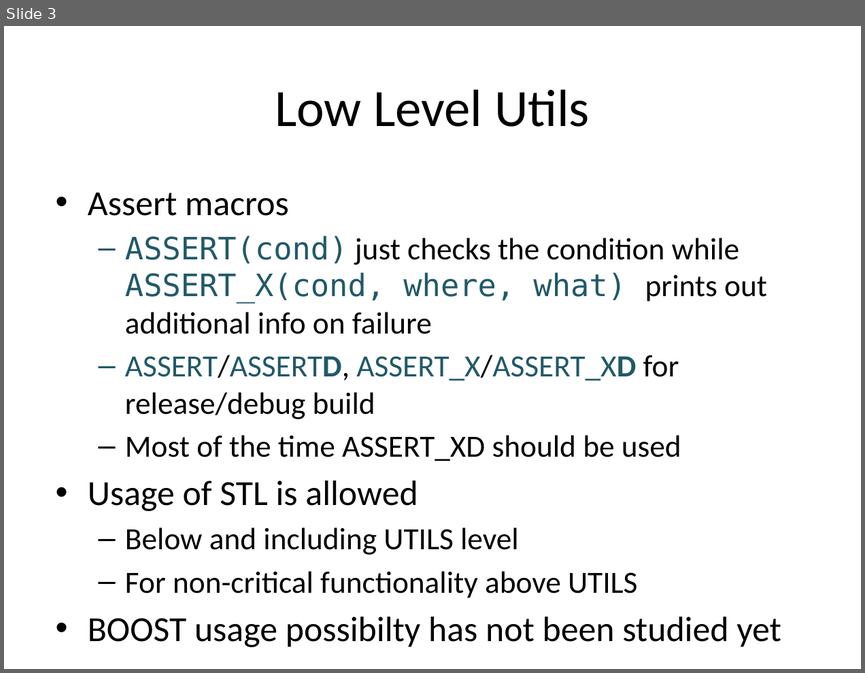
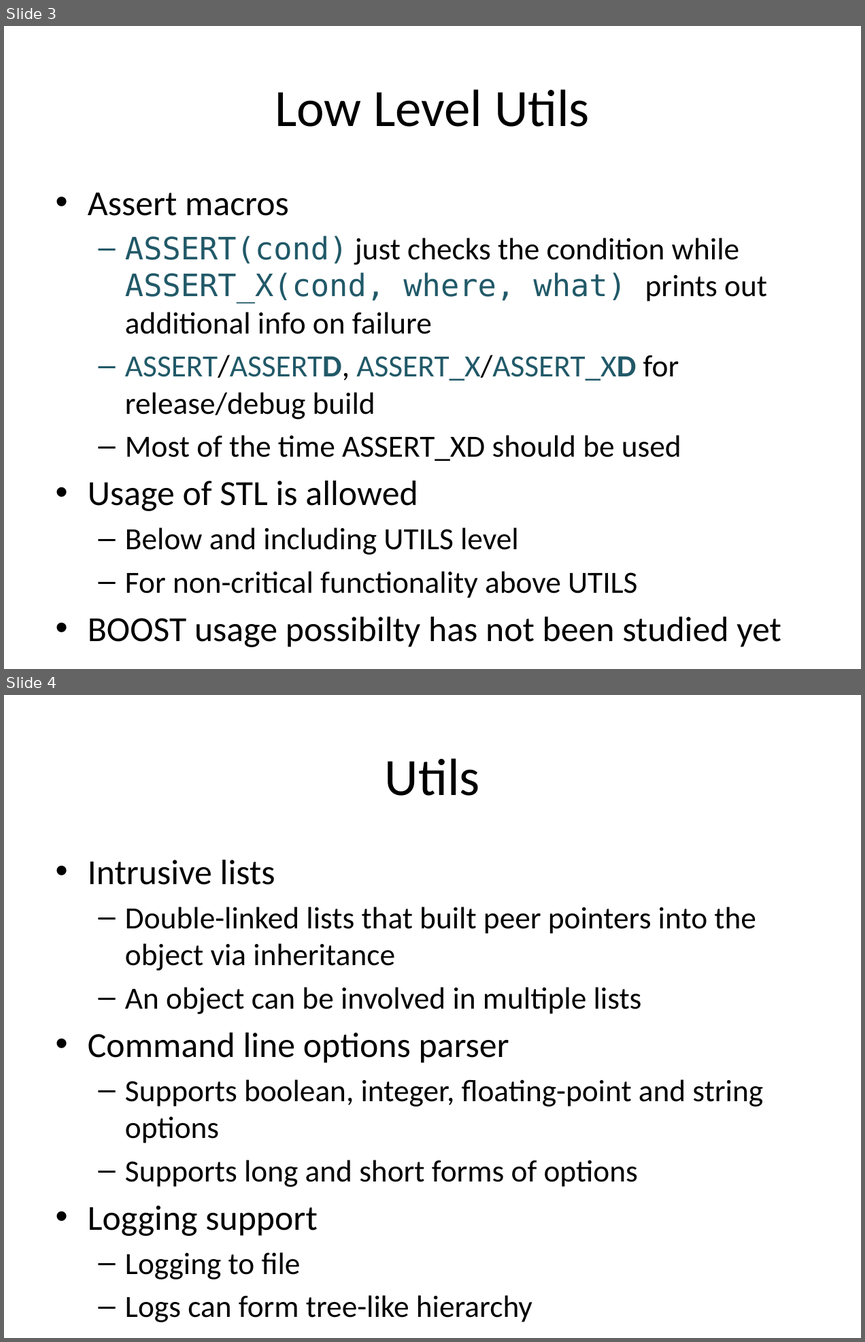
Before and after one commit to boris-shurygin/scl, a slide deck: docs/SCL overview.pptx. Shown one above the other, each under a label of ours: slide 3 before the commit, slides 3 and 4 after it. The pictures are 865x673 and 865x1342 pixels, drawn with LibreOffice and Linux fonts; fonts in the diff are those of the drawing. Boxes give left, top, right and bottom in pixels: in the first picture for what was removed or moved away, otherwise in the second. Text is boxed around its words. In the diff, an @@ line names an element or a change of style, - is before the commit and + after.

Commit message:
Slides on Utils and Lists

```diff
--- a/docs/SCL overview.pptx
+++ b/docs/SCL overview.pptx
@@ slide 4 added at <box>4,695,861,1338</box>, background #FFFFFF @@
@@ title added at <box>385,758,480,796</box>, 44 pt, text #000000 @@
+Utils
@@ text added at <box>88,860,763,1322</box>, 25.9 pt, text #000000 @@
+• Intrusive lists
+  – Double-linked lists that built peer pointers into the object via inheritance
+  – An object can be involved in multiple lists
+• Command line options parser
+  – Supports boolean, integer, floating-point and string options
+  – Supports long and short forms of options
+• Logging support
+  – Logging to file
+  – Logs can form tree-like hierarchy
```
Also in this commit, not shown: 1 other slide added.
